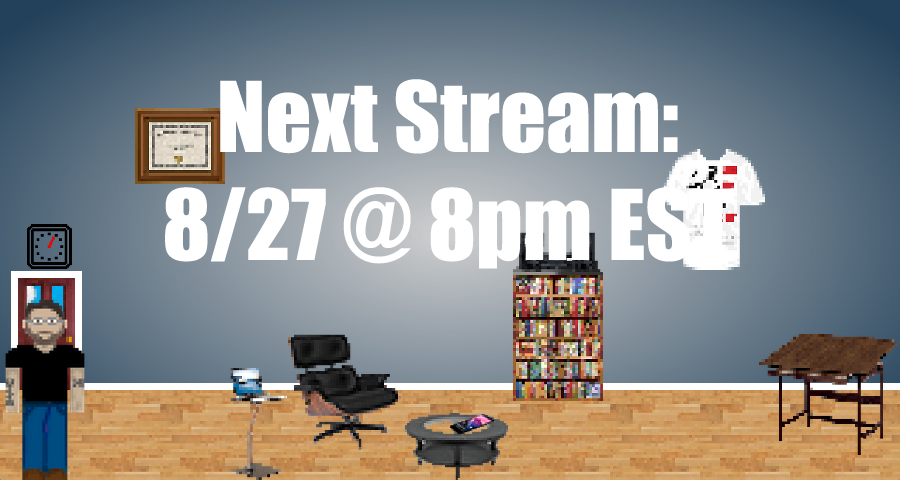
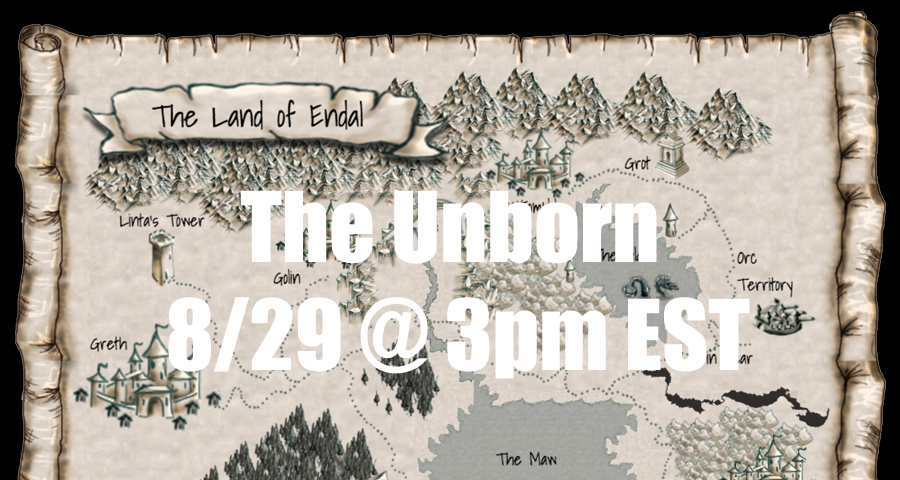
The second 900 × 480 image is a revision of the first. Changes to its layers:
renamed "Next Stream: 8/27 @ 8pm EST" to "The Unborn 8/29 @ 3pm EST", painted on it over bbox(165, 79, 750, 379)
added layer "Layer 1" above "Layer 0" over bbox(15, 11, 886, 480)
painted on "Layer 0" over bbox(0, 0, 900, 480)
